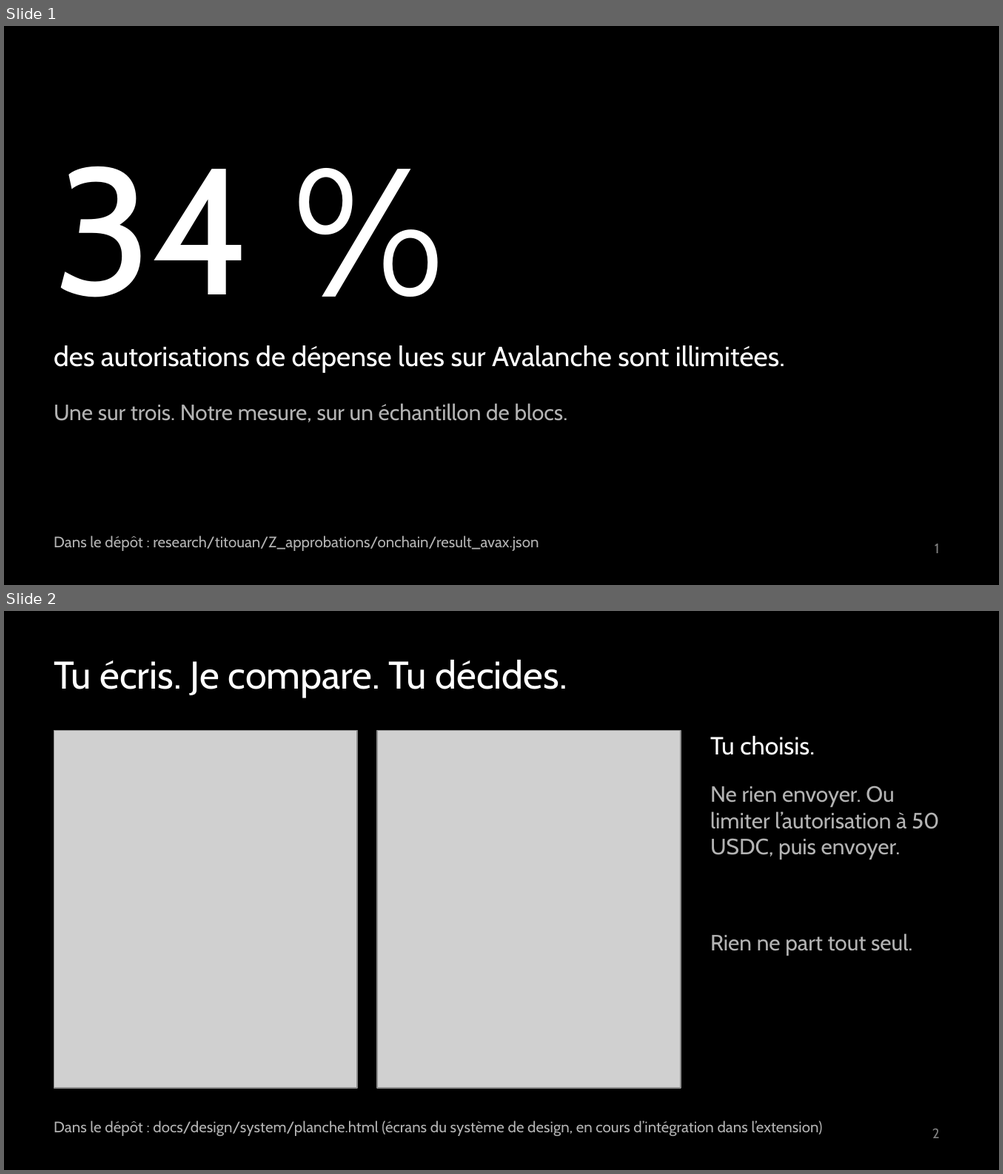
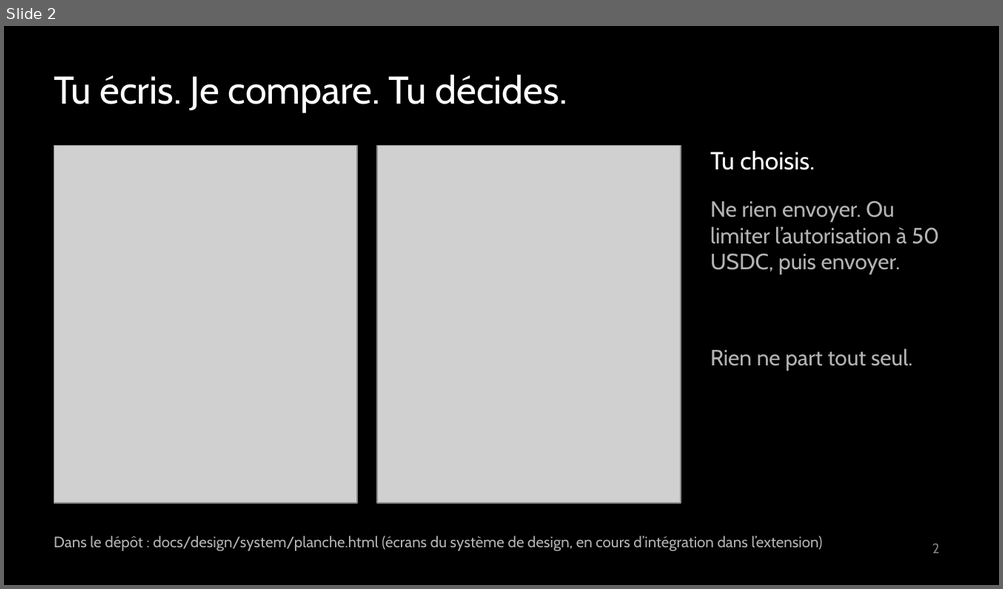
Before and after one commit to adembnn/secure-horizon, a slide deck: livrables/deck/holdup.pptx. Shown one above the other, each under a label of ours: slides 1 and 2 before the commit, slide 2 after it. The pictures are 1003x1174 and 1003x589 pixels, drawn with LibreOffice and Linux fonts; fonts in the diff are those of the drawing; grey boxes stand for pictures. Boxes give left, top, right and bottom in pixels: in the first picture for what was removed or moved away, otherwise in the second. Text is boxed around its words. In the diff, an @@ line names an element or a change of style, - is before the commit and + after.

```diff
--- a/livrables/deck/holdup.pptx
+++ b/livrables/deck/holdup.pptx
@@ slide 1 removed at (x1=4, y1=26, x2=999, y2=585), background #000000 @@
@@ text removed at (x1=54, y1=166, x2=252, y2=298) @@
-34 %
@@ text removed at (x1=54, y1=346, x2=785, y2=373) @@
-des autorisations de dépense lues sur Avalanche sont illimitées.
@@ text removed at (x1=54, y1=403, x2=568, y2=423) @@
-Une sur trois. Notre mesure, sur un échantillon de blocs.
@@ text removed at (x1=54, y1=536, x2=538, y2=551) @@
-Dans le dépôt : research/titouan/Z_approbations/onchain/result_avax.json
@@ page number removed at (x1=934, y1=544, x2=939, y2=554) @@
-1
```
Also in this commit, not shown: 2 slides changed, 1 slide added, 3 other files.
